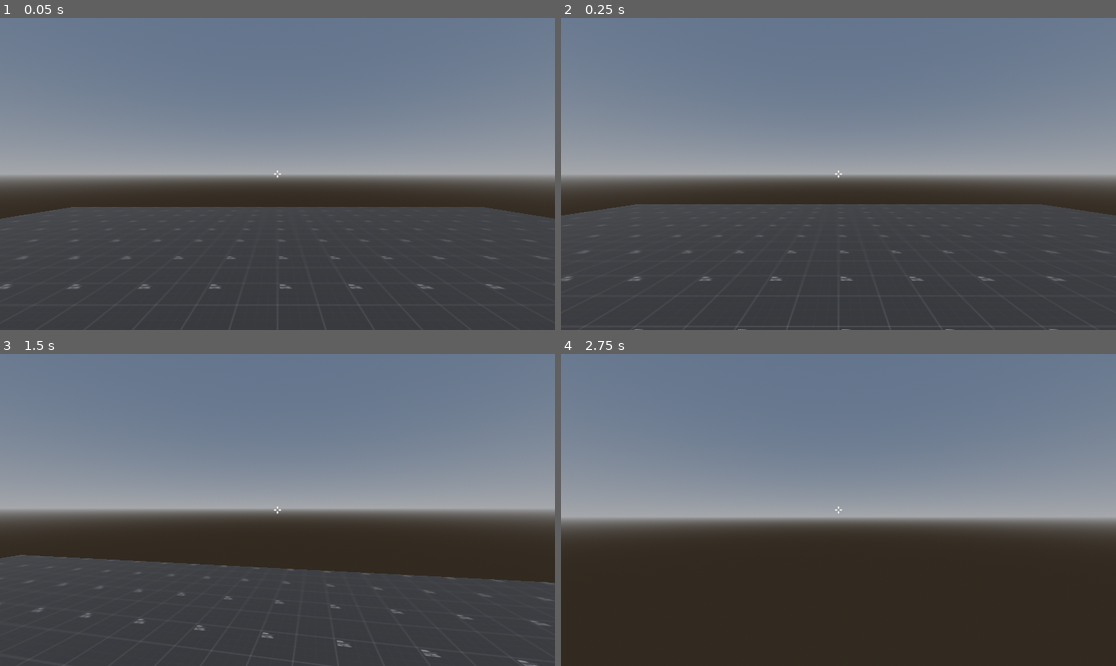
Above: before the commit, frames 1-4 (two rows, left to right).
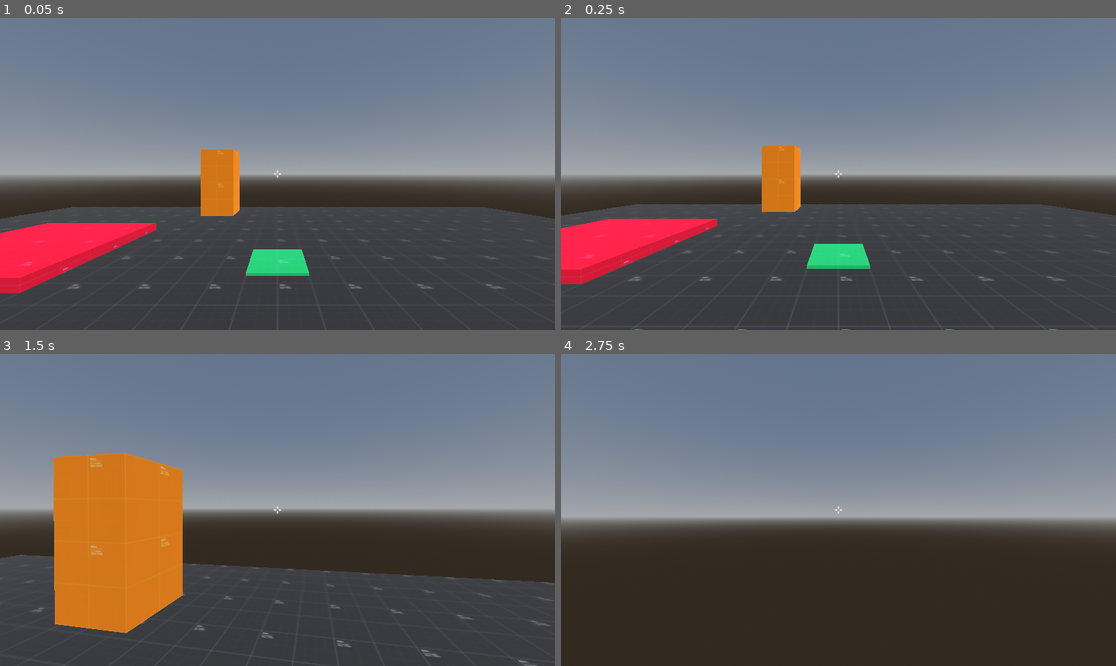
Above: after the commit, the same moments.

Repository: Tresillo/FlawedPhantasms
Game: Godot game, scene res://Scenes/main.tscn
Same seed, same stepped clock (60 frames per second), same inputs: the game is played once before the commit and once after it.
Inputs (mouse positions are in pixels of both pictures, inside the frame that each line leads up to):
- Up to frame 1 (0.05 s): no input
- Up to frame 2 (0.25 s): no input
- Up to frame 3 (1.5 s): tap Enter at 0.5 s; move the mouse to (305, 510) at 0.52 s; hold Ctrl (crouch) 0.53-1.28 s; hold W (move_forward) from 0.53 s (still down); tap Space (jump) at 0.77 s; move the mouse to (249, 510) at 1.27 s; click (249, 510) at 1.35 s
- Up to frame 4 (2.75 s): keep holding W (move_forward); tap Space (jump) at 1.52 s; move the mouse to (849, 503) at 2.02 s; hold Ctrl (crouch) from 2.03 s (still down)

The runs differ from the first frame. In frame 1, 6.0% of the frame differs, in the area x 0-56%, y 42-89%; in frame 2, 5.8%; in frame 3, 12%, in the area x 9-33%, y 31-90%; in frame 4, nothing differs.

Commit message:
Added doors to be updated by buttons

Diff:
--- a/Prefabs/Button.tscn
+++ b/Prefabs/Button.tscn
@@ -11,7 +11,7 @@
 size = Vector3(1, 0.1, 1)
 
 [sub_resource type="BoxShape3D" id="BoxShape3D_48uvy"]
-size = Vector3(0.9, 0.3, 0.9)
+size = Vector3(0.9, 0.111996, 0.9)
 
 [node name="Button" type="StaticBody3D"]
 script = ExtResource("1_12ake")
@@ -27,5 +27,5 @@
 [node name="Activation" type="Area3D" parent="."]
 
 [node name="CollisionShape3D" type="CollisionShape3D" parent="Activation"]
-transform = Transform3D(1, 0, 0, 0, 1, 0, 0, 0, 1, 0.011, 0.15, 0)
+transform = Transform3D(1, 0, 0, 0, 1, 0, 0, 0, 1, 0.011, 0.165168, 0)
 shape = SubResource("BoxShape3D_48uvy")
--- /dev/null
+++ b/Prefabs/Door.tscn
@@ -0,0 +1,61 @@
+[gd_scene load_steps=12 format=3 uid="uid://di71bbsg7rxa0"]
+
+[ext_resource type="Script" path="res://Scripts/Door.gd" id="1_2eu81"]
+[ext_resource type="Shader" path="res://Assets/Shaders/DebugWireframe.gdshader" id="2_mg280"]
+[ext_resource type="Material" uid="uid://bl3cwqkla5mdv" path="res://Assets/Placeholder/ph_mat_orange.tres" id="2_uuxgq"]
+[ext_resource type="Texture2D" uid="uid://cm8vomnsunuli" path="res://Assets/Placeholder/ph_tex_orange.png" id="3_fo6kn"]
+
+[sub_resource type="BoxShape3D" id="BoxShape3D_s64ro"]
+resource_local_to_scene = true
+size = Vector3(1, 2, 1)
+
+[sub_resource type="StandardMaterial3D" id="StandardMaterial3D_a435a"]
+resource_local_to_scene = true
+albedo_texture = ExtResource("3_fo6kn")
+uv1_triplanar = true
+
+[sub_resource type="BoxMesh" id="BoxMesh_y3aqa"]
+resource_local_to_scene = true
+material = SubResource("StandardMaterial3D_a435a")
+size = Vector3(1, 2, 1)
+
+[sub_resource type="ShaderMaterial" id="ShaderMaterial_j35qi"]
+resource_local_to_scene = true
+render_priority = 0
+shader = ExtResource("2_mg280")
+shader_parameter/frame_color = Color(0.0980392, 0.819608, 0.65098, 1)
+
+[sub_resource type="BoxMesh" id="BoxMesh_56by1"]
+resource_local_to_scene = true
+size = Vector3(1, 2, 1)
+
+[sub_resource type="ShaderMaterial" id="ShaderMaterial_mt6bf"]
+resource_local_to_scene = true
+render_priority = 0
+shader = ExtResource("2_mg280")
+shader_parameter/frame_color = Color(0.0823529, 0.372549, 0.74902, 1)
+
+[sub_resource type="BoxMesh" id="BoxMesh_eii0i"]
+resource_local_to_scene = true
+size = Vector3(1, 2, 1)
+
+[node name="Door" type="AnimatableBody3D"]
+script = ExtResource("1_2eu81")
+display_material = ExtResource("2_uuxgq")
+speed = null
+
+[node name="CollisionShape3D" type="CollisionShape3D" parent="."]
+shape = SubResource("BoxShape3D_s64ro")
+
+[node name="MeshInstance3D" type="MeshInstance3D" parent="."]
+mesh = SubResource("BoxMesh_y3aqa")
+
+[node name="EditorVisualisation" type="Node3D" parent="."]
+
+[node name="StartMesh" type="MeshInstance3D" parent="EditorVisualisation"]
+material_override = SubResource("ShaderMaterial_j35qi")
+mesh = SubResource("BoxMesh_56by1")
+
+[node name="EndMesh" type="MeshInstance3D" parent="EditorVisualisation"]
+material_override = SubResource("ShaderMaterial_mt6bf")
+mesh = SubResource("BoxMesh_eii0i")
--- a/Scenes/main.tscn
+++ b/Scenes/main.tscn
@@ -1,8 +1,11 @@
-[gd_scene load_steps=9 format=3 uid="uid://c4nwd8easbfil"]
+[gd_scene load_steps=12 format=3 uid="uid://c4nwd8easbfil"]
 
 [ext_resource type="Material" path="res://Assets/Placeholder/ph_mat_dark.tres" id="1_fgs6r"]
+[ext_resource type="PackedScene" uid="uid://di71bbsg7rxa0" path="res://Prefabs/Door.tscn" id="1_sq1d0"]
 [ext_resource type="PackedScene" uid="uid://d3jl2cm236pj4" path="res://Prefabs/Player.tscn" id="2_r76vy"]
 [ext_resource type="Texture2D" uid="uid://cwsokwbvoqao" path="res://Assets/crosshair.png" id="3_g6ekm"]
+[ext_resource type="PackedScene" uid="uid://d4fldk18r2dqt" path="res://Prefabs/Button.tscn" id="3_m1reu"]
+[ext_resource type="Material" path="res://Assets/Placeholder/ph_mat_red.tres" id="3_qn8pd"]
 
 [sub_resource type="WorldBoundaryShape3D" id="WorldBoundaryShape3D_pa44s"]
 
@@ -38,6 +41,25 @@
 [node name="WorldEnvironment" type="WorldEnvironment" parent="World"]
 environment = SubResource("Environment_ikmig")
 
+[node name="Interactables" type="Node3D" parent="."]
+
+[node name="Button" parent="Interactables" node_paths=PackedStringArray("connected_objects") instance=ExtResource("3_m1reu")]
+transform = Transform3D(1, 0, 0, 0, 1, 0, 0, 0, 1, 0, -0.0515308, -3.71683)
+connected_objects = [NodePath("../Door"), NodePath("../Door2")]
+
+[node name="Door" parent="Interactables" instance=ExtResource("1_sq1d0")]
+transform = Transform3D(1, 0, 0, 0, 1, 0, 0, 0, 1, -1.82393, 1.35163, -6.63135)
+size = Vector3(1, 2, 1)
+final_offset = Vector3(3, 0, 0)
+speed = 1.0
+
+[node name="Door2" parent="Interactables" instance=ExtResource("1_sq1d0")]
+transform = Transform3D(1, 0, 0, 0, 1, 0, 0, 0, 1, -4.88235, 0.151161, -4.16717)
+size = Vector3(3, 0.2, 3)
+display_material = ExtResource("3_qn8pd")
+final_offset = Vector3(-2, 3, -1)
+speed = 3.0
+
 [node name="Player" parent="." instance=ExtResource("2_r76vy")]
 transform = Transform3D(1, 0, 0, 0, 1, 0, 0, 0, 1, 0, 1.02808, 0)
 _staring_player = true
--- a/Scripts/Button.gd
+++ b/Scripts/Button.gd
@@ -1,6 +1,6 @@
 extends StaticBody3D
 
-@export var connected_objects: Array
+@export var connected_objects: Array[Door]
 
 var _pressed: bool
 
@@ -19,15 +19,17 @@
 		else:
 			push_warning(str(obj) + " is connected to a button without an open() function")
 		if obj.has_method("close"):
-			button_activated.connect(obj.close)
+			button_deactivated.connect(obj.close)
 		else:
 			push_warning(str(obj) + " is connected to a button without a close() function")
 
 
 func manage_button(activate:bool, body: Node3D):
 	if activate and not _pressed and $Activation.has_overlapping_bodies():
+		print("press")
 		_pressed = true
 		button_activated.emit()
 	elif not activate and _pressed and not $Activation.has_overlapping_bodies():
+		print("release")
 		_pressed = false
 		button_deactivated.emit()
--- /dev/null
+++ b/Scripts/Door.gd
@@ -0,0 +1,75 @@
+@tool
+extends AnimatableBody3D
+class_name Door
+
+@export_category("Visibility Properties")
+@export var size: Vector3 = Vector3(1,1,1):
+	set(val):
+		size = val
+		$CollisionShape3D.shape.size = val
+		$MeshInstance3D.mesh.size = val
+		$EditorVisualisation/StartMesh.mesh.size = val
+		$EditorVisualisation/EndMesh.mesh.size = val
+@export var display_material: StandardMaterial3D:
+	set(val):
+		display_material = val
+		if find_child("MeshInstance3D") != null:
+			$MeshInstance3D.mesh.material = val
+@export var visibility_layers: Array = [1]
+
+@export_category("Movement Properties")
+@export var final_offset: Vector3 = Vector3(0,0,0):
+	set(val):
+		final_offset = val
+		$EditorVisualisation/EndMesh.position = val
+@export_range(0.5,3.0,0.1) var speed: float = 1.0
+@export_range(0,1.0,0.01) var test_interpolation: float = 0.0:
+	set(val):
+		test_interpolation = val
+		check_movement_by_lerp(val)
+
+enum DOOR_STATE{
+	OPENING,
+	CLOSING,
+	IDLE
+}
+var _cur_state: DOOR_STATE = DOOR_STATE.IDLE
+var _interp_val: float = 0.0
+var _init_pos: Vector3
+
+func _ready():
+	if Engine.is_editor_hint():
+		$EditorVisualisation.visible = true
+
+	if not Engine.is_editor_hint():
+		$EditorVisualisation.visible = false
+		check_movement_by_lerp(0.0)
+		_init_pos = global_position
+
+
+func _process(delta):
+	if not Engine.is_editor_hint():
+		var position_mod = 0.0
+		if _cur_state == DOOR_STATE.OPENING and _interp_val < 1.0:
+			position_mod = delta * speed
+		elif _cur_state == DOOR_STATE.CLOSING and _interp_val > 0.0:
+			position_mod = delta * -speed
+
+		if position_mod != 0.0:
+			_interp_val = clamp(_interp_val + position_mod, 0.0, 1.0)
+			global_position = lerp(_init_pos,_init_pos + final_offset, _interp_val)
+
+
+func check_movement_by_lerp(amount: float):
+	clamp(amount,0.0,1.0)
+	$MeshInstance3D.position = lerp(Vector3(0,0,0),Vector3(0,0,0) + final_offset, amount)
+
+
+func open():
+	print("open")
+	_cur_state = DOOR_STATE.OPENING
+
+
+func close():
+	print("closed")
+	_cur_state = DOOR_STATE.CLOSING
